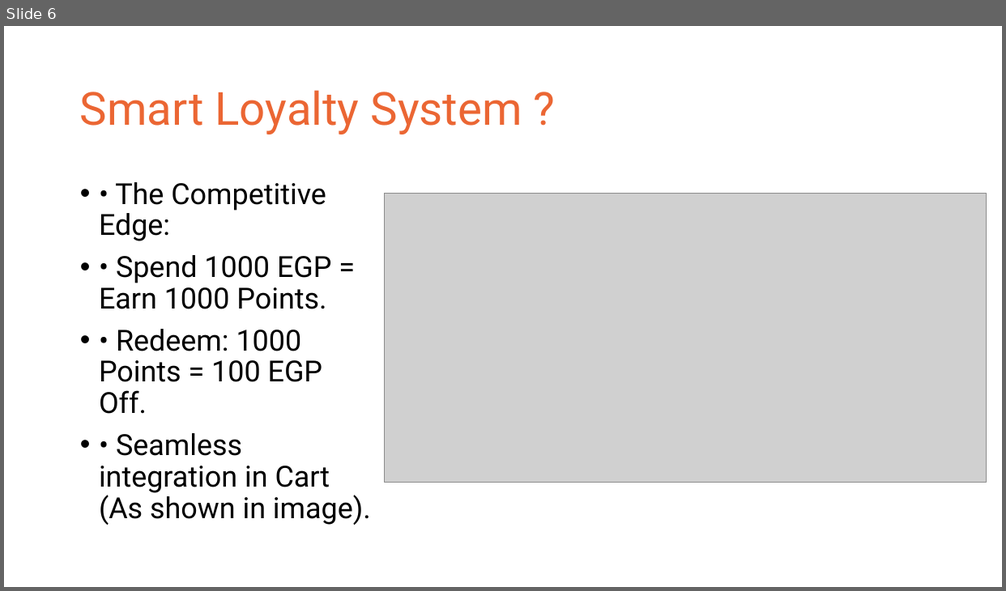
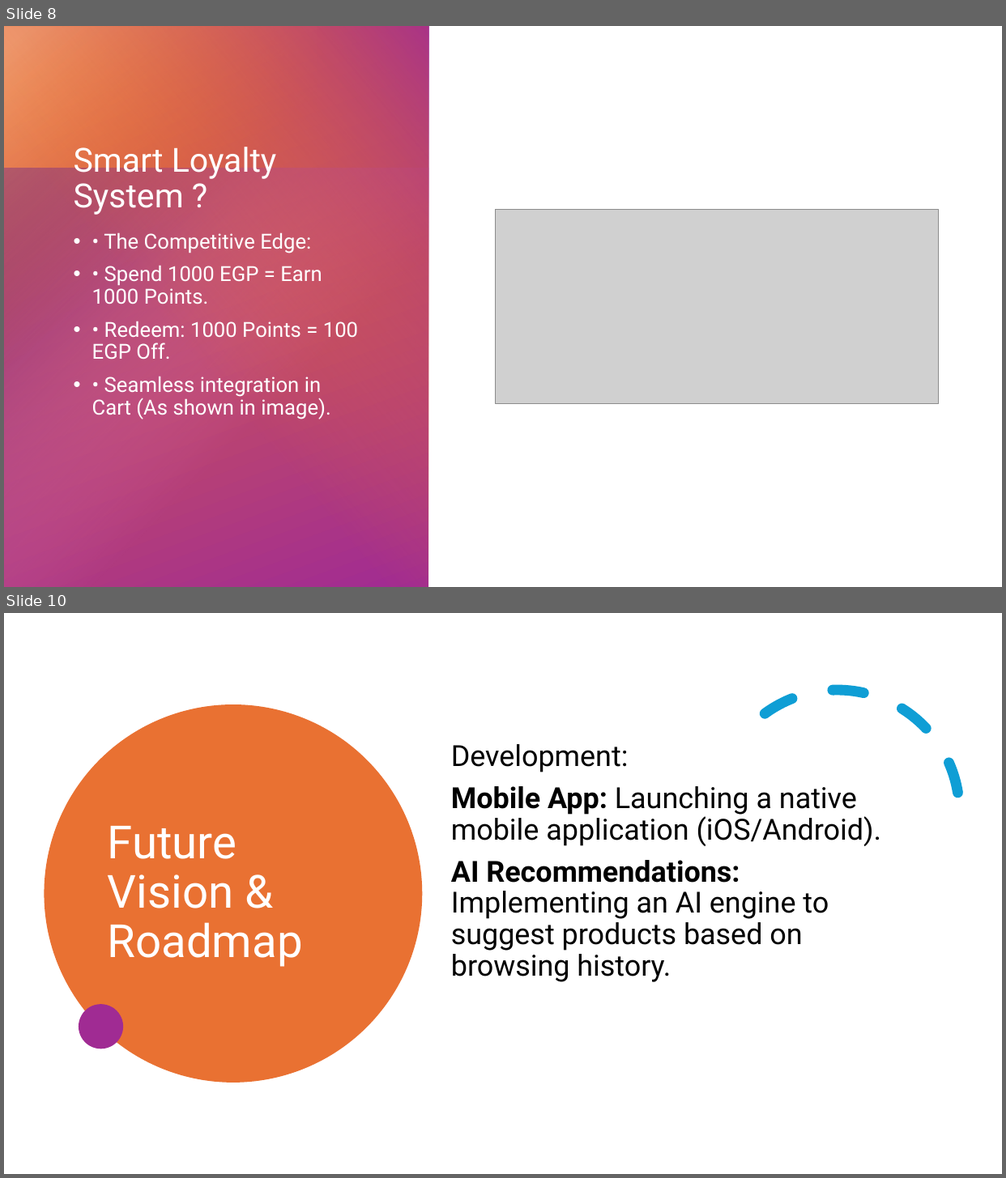
Before and after one commit to Youssef-Atef-20/E-Commerce, a slide deck: Hot Deals Platform.pptx. Shown one above the other, each under a label of ours: slide 6 before the commit, slides 8 and 10 after it; the slides between them are not shown. The pictures are 1006x591 and 1006x1178 pixels, drawn with LibreOffice and Linux fonts; fonts in the diff are those of the drawing; grey boxes stand for pictures. Boxes give left, top, right and bottom in pixels: in the first picture for what was removed or moved away, otherwise in the second. Text is boxed around its words. In the diff, an @@ line names an element or a change of style, - is before the commit and + after.

```diff
--- a/Hot Deals Platform.pptx
+++ b/Hot Deals Platform.pptx
@@ slide 10 added at box(4, 613, 1002, 1174), background #FFFFFF @@
@@ arc (boxed as its full ellipse) added at box(671, 645, 1002, 980), outline #0F9ED5 10 pt dashed @@
@@ ellipse added at box(44, 705, 422, 1082), fill #E97132 @@
@@ text added at box(451, 744, 881, 982), 28 pt, text #000000 @@
+Development:
+Mobile App: Launching a native mobile application (iOS/Android).
+AI Recommendations: Implementing an AI engine to suggest products based on browsing history.
@@ title added at box(108, 826, 303, 967), 44 pt, text #FFFFFF @@
+Future Vision & Roadmap
@@ ellipse added at box(79, 1004, 124, 1050), fill #A02B93 @@
@@ what was slide 6 is now slide 8 @@
@@ slide 8 changed as well @@
@@ group added at box(4, 26, 429, 587): 4 rectangles @@
@@ title "Smart Loyalty System ?": place and size @@
-title "Smart Loyalty System ?" at box(80, 90, 522, 135)
+title "Smart Loyalty System ?" at box(74, 147, 277, 215)
@@ title "Smart Loyalty System ?" at box(74, 147, 277, 215): size 44 to 32 pt, text colour #EB6633 to #FFFFFF; vertical alignment middle to bottom @@
@@ picture: place and size @@
-picture at box(385, 194, 987, 483)
+picture at box(496, 209, 938, 404)
@@ text "• The Competitive Edge:": place and size @@
-text "• The Competitive Edge:" at box(99, 182, 371, 525)
+text "• The Competitive Edge:" at box(92, 233, 358, 420)
@@ text "• The Competitive Edge:" at box(92, 233, 358, 420): size 28 to 20 pt, text colour #000000 to #FFFFFF @@
```
Also in this commit, not shown: 5 other slides changed, 4 other slides added, 1 slide removed.
